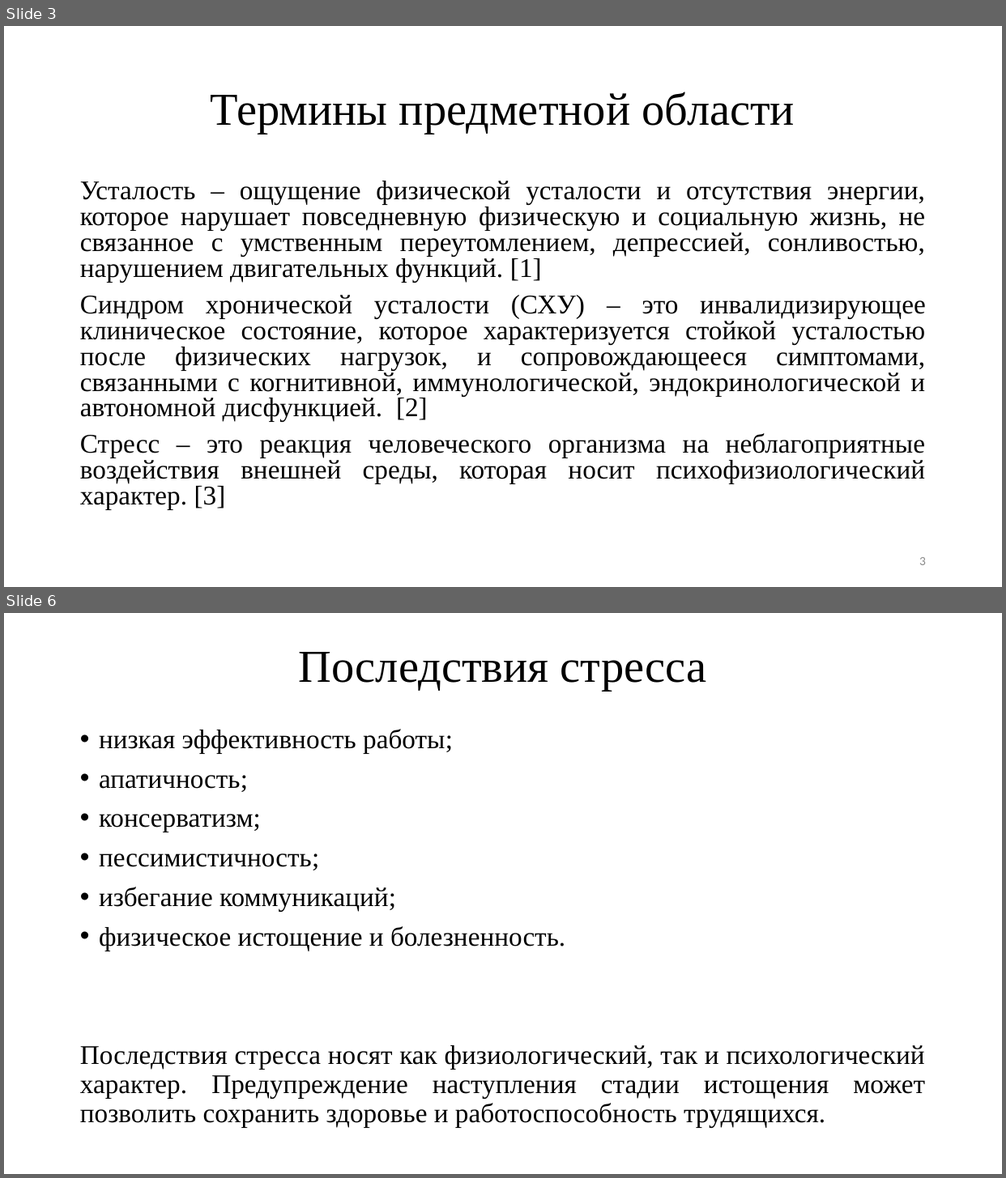
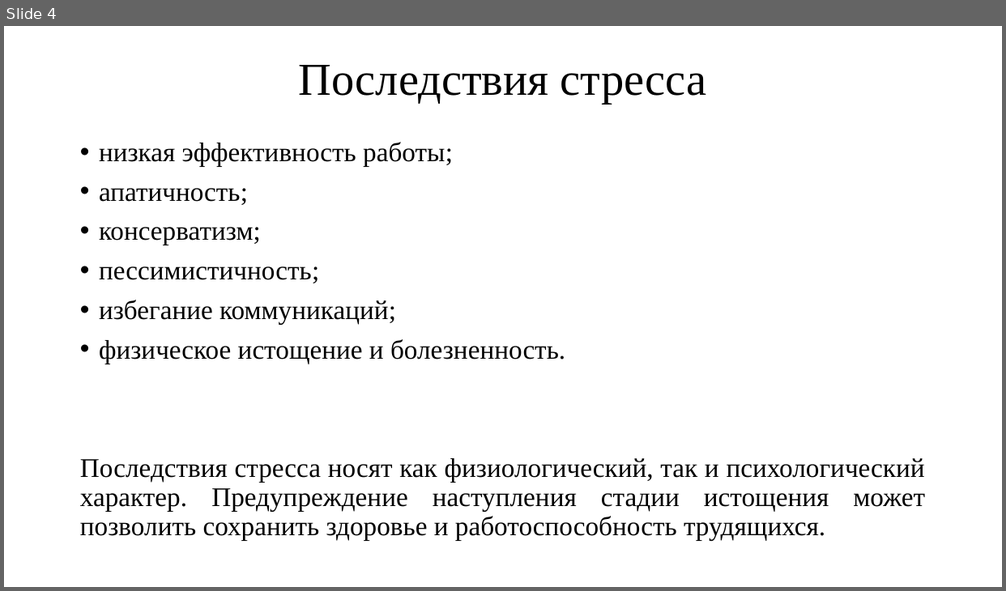
Before and after one commit to TheSawIsTheLaw/FatigueRecognitionSystem, a slide deck: Presentation/presentation.pptx. Shown one above the other, each under a label of ours: slides 3 and 6 before the commit, slide 4 after it; the slides between them are not shown. The pictures are 1006x1178 and 1006x591 pixels, drawn with LibreOffice and Linux fonts; fonts in the diff are those of the drawing. Boxes give left, top, right and bottom in pixels: in the first picture for what was removed or moved away, otherwise in the second. Text is boxed around its words. In the diff, an @@ line names an element or a change of style, - is before the commit and + after.

```diff
--- a/Presentation/presentation.pptx
+++ b/Presentation/presentation.pptx
@@ slide 3 removed at (4, 26, 1002, 587), background #FFFFFF @@
@@ title removed at (211, 92, 795, 134) @@
-Термины предметной области
@@ text removed at (80, 181, 926, 510) @@
-Усталость – ощущение физической усталости и отсутствия энергии, которое нарушает повседневную физическую и социальную жизнь, не связанное с умственным переутомлением, депрессией, сонливостью, нарушением двигательных функций. [1]
-Синдром хронической усталости (СХУ) – это инвалидизирующее клиническое состояние, которое характеризуется стойкой усталостью после физических нагрузок, и сопровождающееся симптомами, связанными с когнитивной, иммунологической, эндокринологической и автономной дисфункцией. [2]
-Стресс – это реакция человеческого организма на неблагоприятные воздействия внешней среды, которая носит психофизиологический характер. [3]
@@ page number removed at (919, 557, 926, 565) @@
-3
@@ what was slide 6 is now slide 4 @@
```
Also in this commit, not shown: 2 slides changed, 3 slides added, 3 other slides removed, 1 other file.
